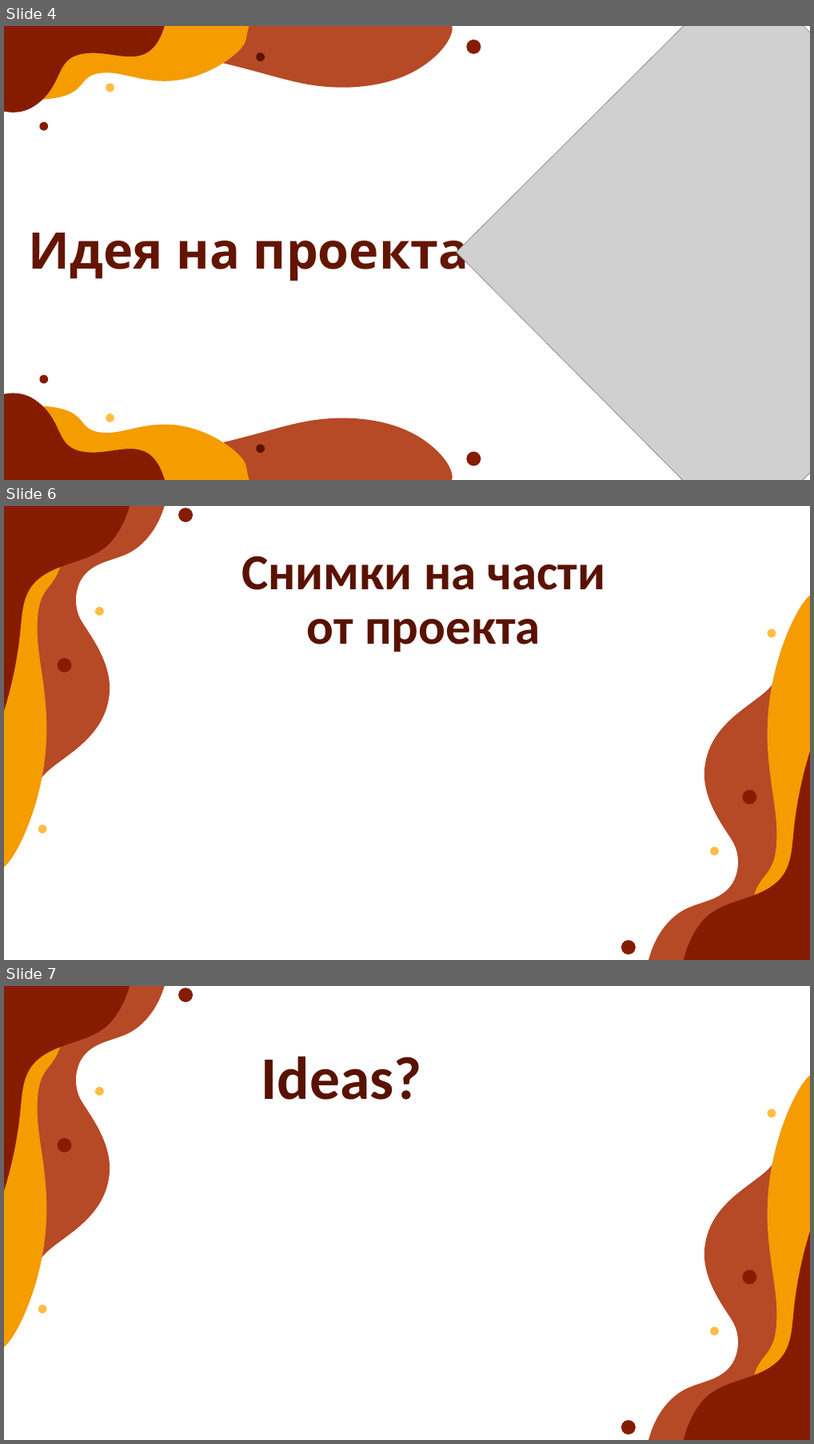
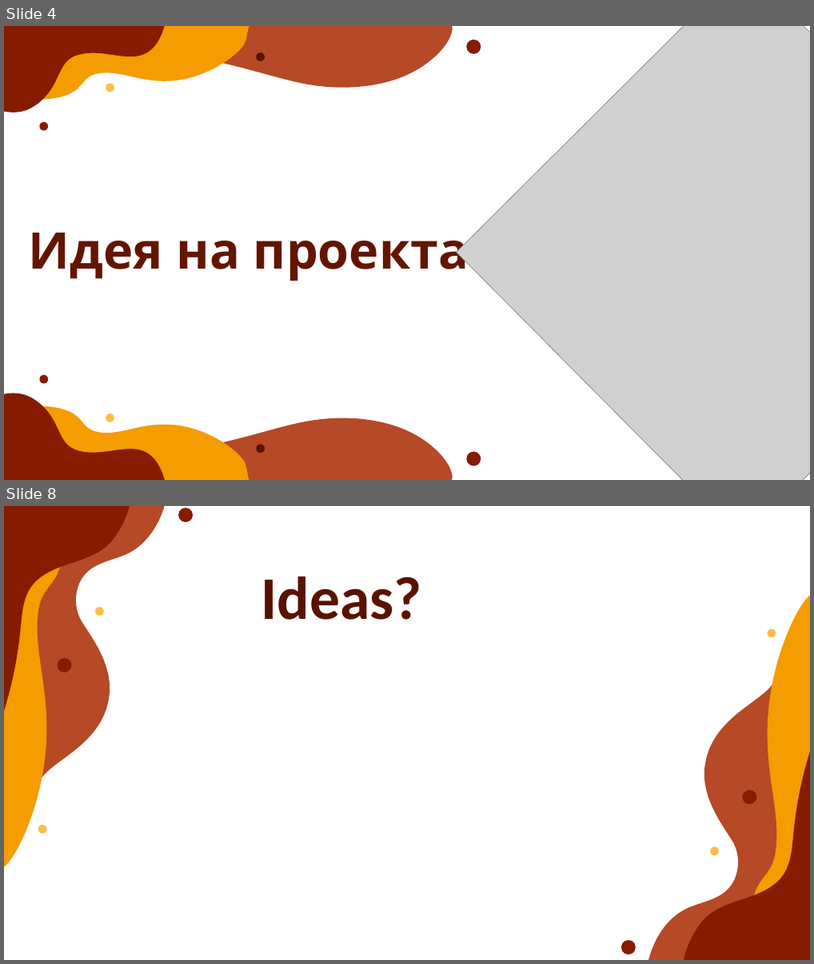
Before and after one commit to EGGeorgieva21/HOMELANDER, a slide deck: presentationpptx.pptx. Shown one above the other, each under a label of ours: slides 4, 6 and 7 before the commit, slides 4 and 8 after it; the slides between them are not shown. The pictures are 814x1444 and 814x964 pixels, drawn with LibreOffice and Linux fonts; fonts in the diff are those of the drawing; grey boxes stand for pictures; background and template pictures are left out. Boxes give left, top, right and bottom in pixels: in the first picture for what was removed or moved away, otherwise in the second. Text is boxed around its words. In the diff, an @@ line names an element or a change of style, - is before the commit and + after.

```diff
--- a/presentationpptx.pptx
+++ b/presentationpptx.pptx
@@ slide 6 removed at (4, 506, 810, 960), background #FFFFFF; not listed: 14 template elements that a slide beside it also shows @@
@@ title removed at (242, 556, 606, 652) @@
-Снимки на части от проекта
@@ what was slide 7 is now slide 8 @@
```
Also in this commit, not shown: 3 slides added, 1 other slide removed.
